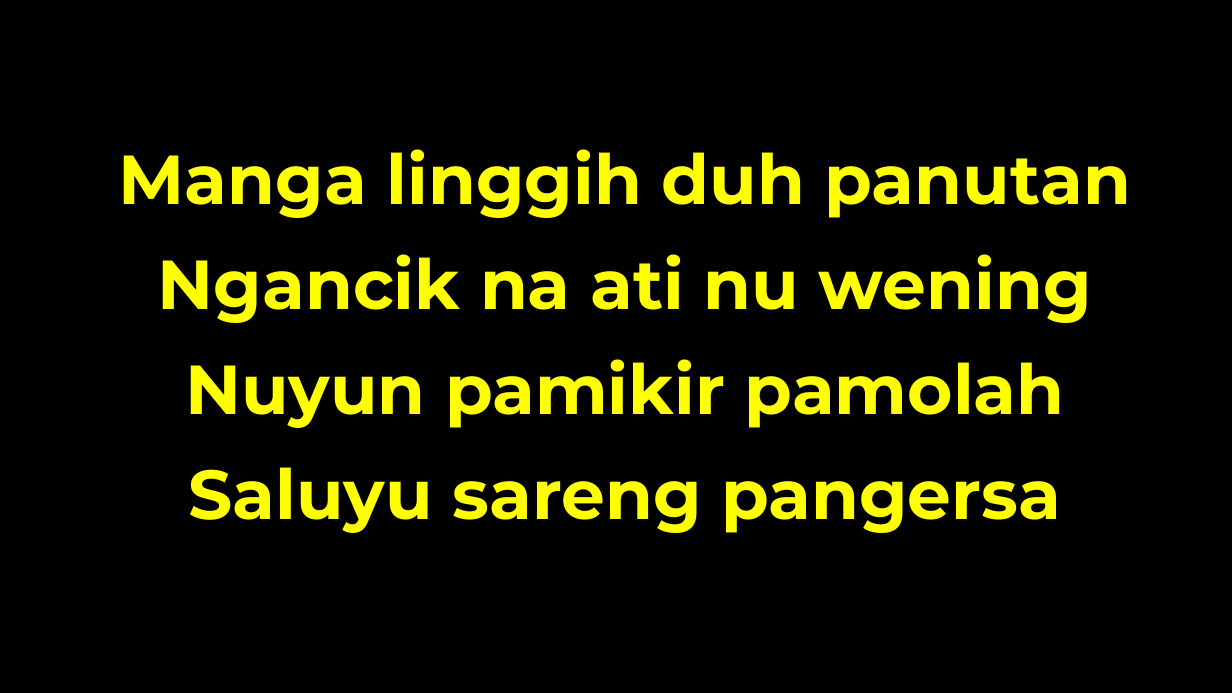
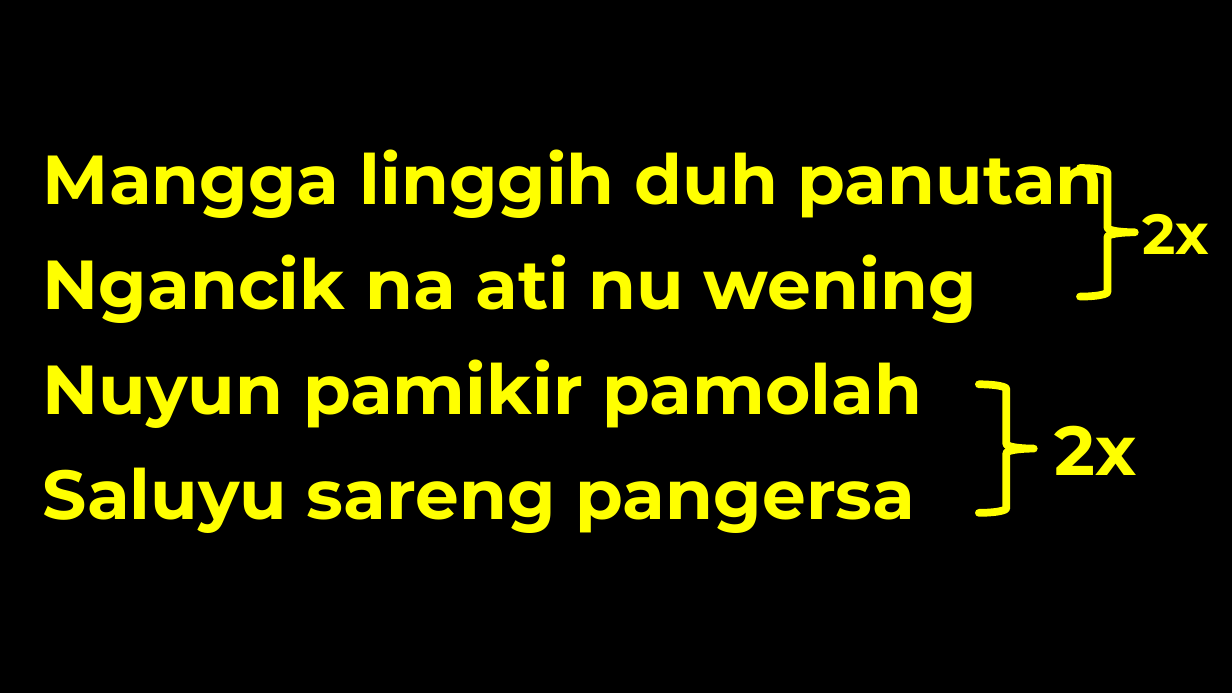
Before and after one commit to laurensius/Slide_Misa_KRC, a slide deck: slide 54 of 2020 11 tanggal 28 - 29/Slide Misa Bahasa Sunda.pptx (slide 50 before the commit). Drawn at 1232x693 pixels with LibreOffice and Linux fonts; fonts in the diff are those of the drawing; background and template pictures are left out. Boxes give left, top, right and bottom in pixels: in the first picture for what was removed or moved away, otherwise in the second. Text is boxed around its words. In the diff, an @@ line names an element or a change of style, - is before the commit and + after.

```diff
--- a/2020 11 tanggal 28 - 29/Slide Misa Bahasa Sunda.pptx
+++ b/2020 11 tanggal 28 - 29/Slide Misa Bahasa Sunda.pptx
@@ text at <box>43,149,1104,221</box>: text changed @@
-Manga linggih duh panutan
+Mangga linggih duh panutan
@@ right brace added at <box>1080,168,1135,297</box>, outline #FFFF00 6 pt @@
@@ text added at <box>1143,213,1210,254</box>, 44 pt, text #FFFF00, bold @@
+2x
@@ text at <box>43,254,977,533</box>: alignment centre to left @@
@@ right brace added at <box>979,384,1033,513</box>, outline #FFFF00 6 pt @@
@@ text added at <box>1055,425,1137,475</box>, 54 pt, text #FFFF00, bold @@
+2x
```
Also in this commit, not shown: 17 other slides changed, 5 slides added, 1 slide removed, 5 other files.
